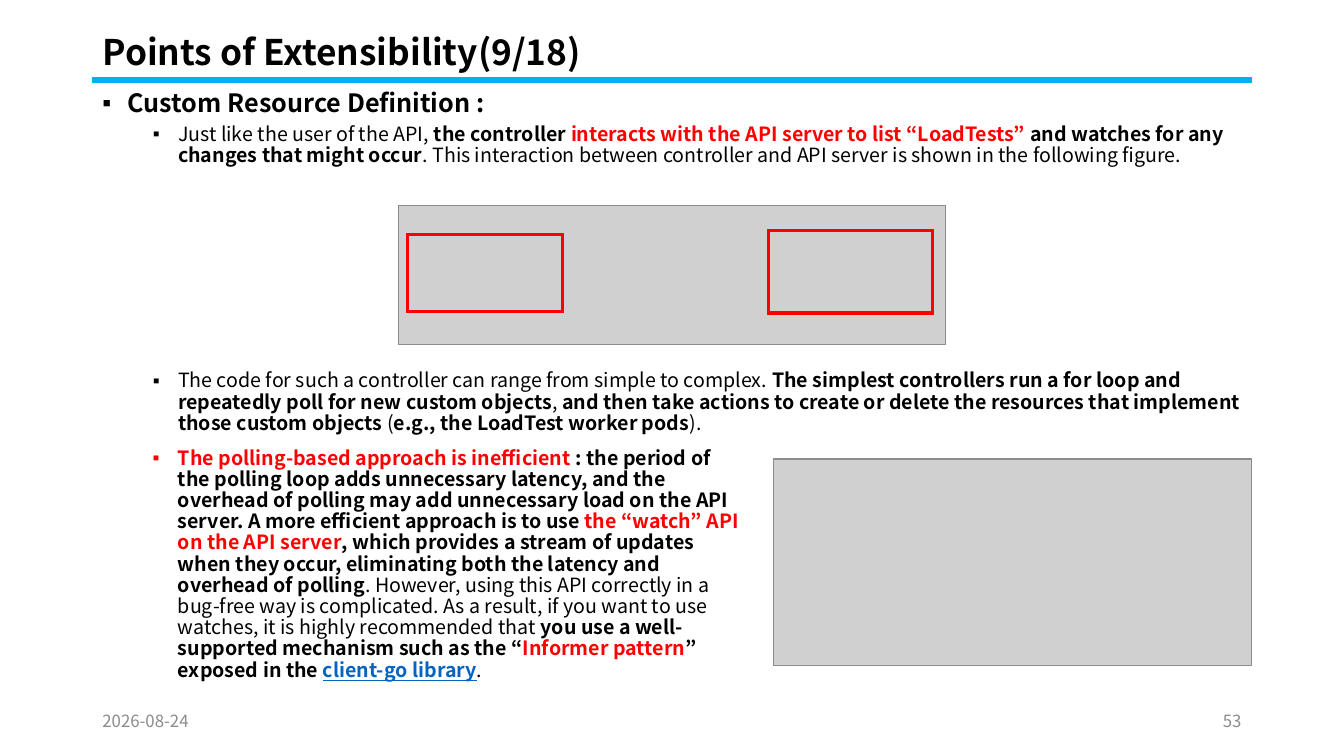
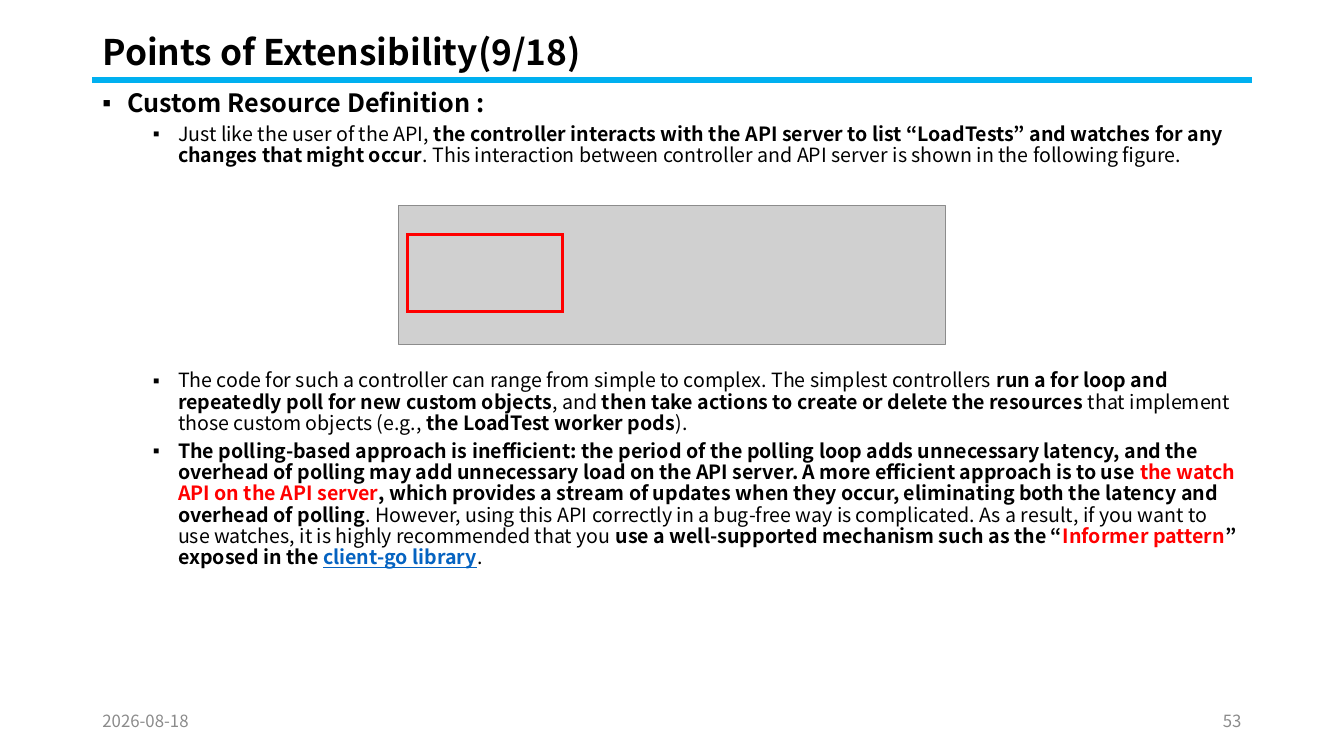
Before and after one commit to knix008/TestSimulator, a slide deck: slide 53 of Kubernetes/Kubernetes Part 05-2026.08.25.pptx. Drawn at 1344x756 pixels with LibreOffice and Linux fonts; fonts in the diff are those of the drawing; grey boxes stand for pictures. Boxes give left, top, right and bottom in pixels: in the first picture for what was removed or moved away, otherwise in the second. Text is boxed around its words. In the diff, an @@ line names an element or a change of style, - is before the commit and + after.

```diff
--- a/Kubernetes/Kubernetes Part 05-2026.08.25.pptx
+++ b/Kubernetes/Kubernetes Part 05-2026.08.25.pptx
@@ text at box(178, 125, 1231, 435): text colour #FF0000 to #000000 in "interacts with the API server to list ..."; bold off in "The simplest controllers and that implement those ..." @@
@@ rectangle removed at box(768, 230, 932, 313) @@
@@ text at box(178, 442, 1236, 569): paragraph added @@
+  ▪ The polling-based approach is inefficient: the period of the polling loop adds unnecessary latency, and the overhead of polling may add unnecessary load on the API server. A more efficient approach is to use the watch API on the API server, which provides a stream of updates when they occur, eliminating both the latency and overhead of polling. However, using this API correctly in a bug-free way is complicated. As a result, if you want to use watches, it is highly recommended that you use a well-supported mechanism such as the “Informer pattern” exposed in the client-go library.
@@ text removed at box(178, 449, 739, 682) @@
-  ▪ The polling-based approach is inefficient : the period of the polling loop adds unnecessary latency, and the overhead of polling may add unnecessary load on the API server. A more efficient approach is to use the “watch” API on the API server, which provides a stream of updates when they occur, eliminating both the latency and overhead of polling. However, using this API correctly in a bug-free way is complicated. As a result, if you want to use watches, it is highly recommended that you use a well-supported mechanism such as the “Informer pattern” exposed in the client-go library.
@@ picture removed at box(773, 459, 1252, 665) @@
@@ text at box(102, 714, 188, 727): text changed @@
-2026-08-24
+2026-08-18
```
Also in this commit, not shown: 101 other slides changed, 17 other files.
